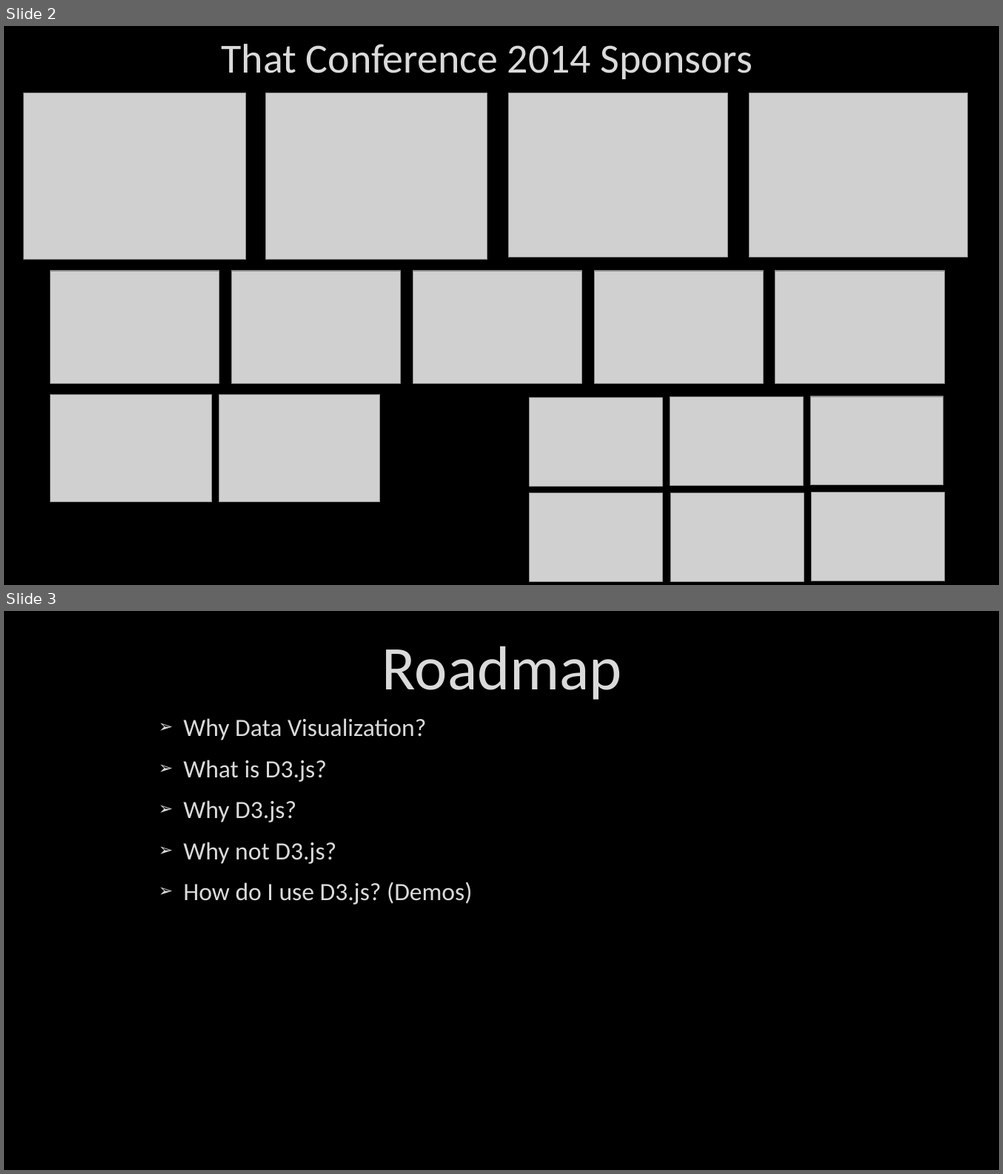
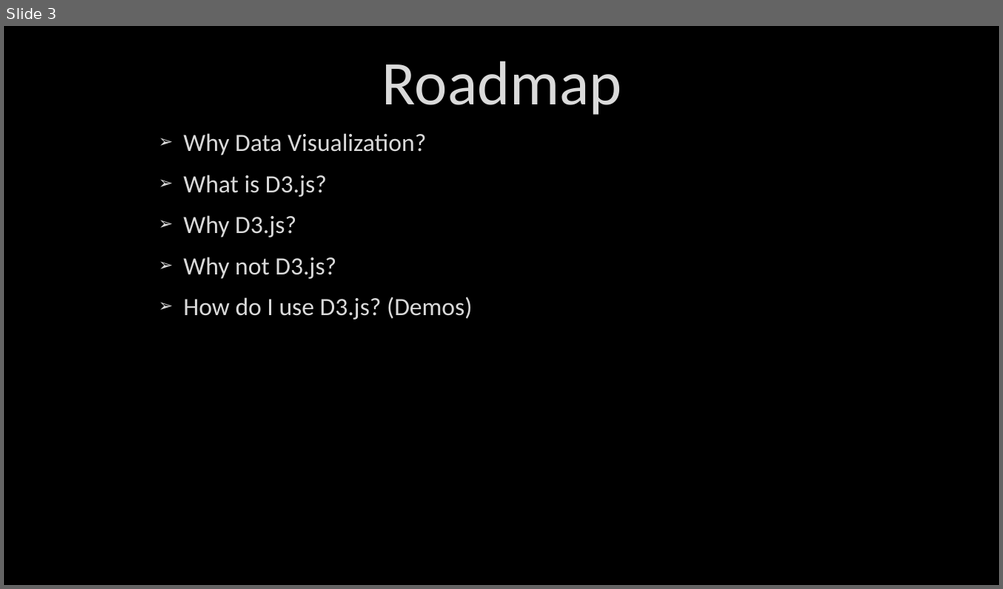
Before and after one commit to DustinEwers/D3-js-Demos, a slide deck: slides/d3.pptx. Shown one above the other, each under a label of ours: slides 2 and 3 before the commit, slide 3 after it. The pictures are 1003x1174 and 1003x589 pixels, drawn with LibreOffice and Linux fonts; fonts in the diff are those of the drawing; grey boxes stand for pictures; background and template pictures are left out. Boxes give left, top, right and bottom in pixels: in the first picture for what was removed or moved away, otherwise in the second. Text is boxed around its words. In the diff, an @@ line names an element or a change of style, - is before the commit and + after.

Commit message:
Updating Slides for That Conference

```diff
--- a/slides/d3.pptx
+++ b/slides/d3.pptx
@@ slide 2 removed at <box>4,26,999,585</box>, background picture (left out) @@
@@ title removed at <box>222,44,753,79</box> @@
-That Conference 2014 Sponsors
@@ picture removed at <box>24,93,246,261</box> @@
@@ picture removed at <box>265,93,486,261</box> @@
@@ picture removed at <box>509,93,727,258</box> @@
@@ picture removed at <box>748,93,967,258</box> @@
@@ picture removed at <box>51,271,219,383</box> @@
@@ picture removed at <box>232,271,401,383</box> @@
@@ picture removed at <box>413,271,582,383</box> @@
@@ picture removed at <box>595,271,763,383</box> @@
@@ picture removed at <box>776,271,945,383</box> @@
@@ picture removed at <box>51,395,211,502</box> @@
@@ picture removed at <box>219,395,380,502</box> @@
@@ group removed at <box>529,397,944,582</box>: 6 pictures @@
```
Also in this commit, not shown: 2 slides added.
